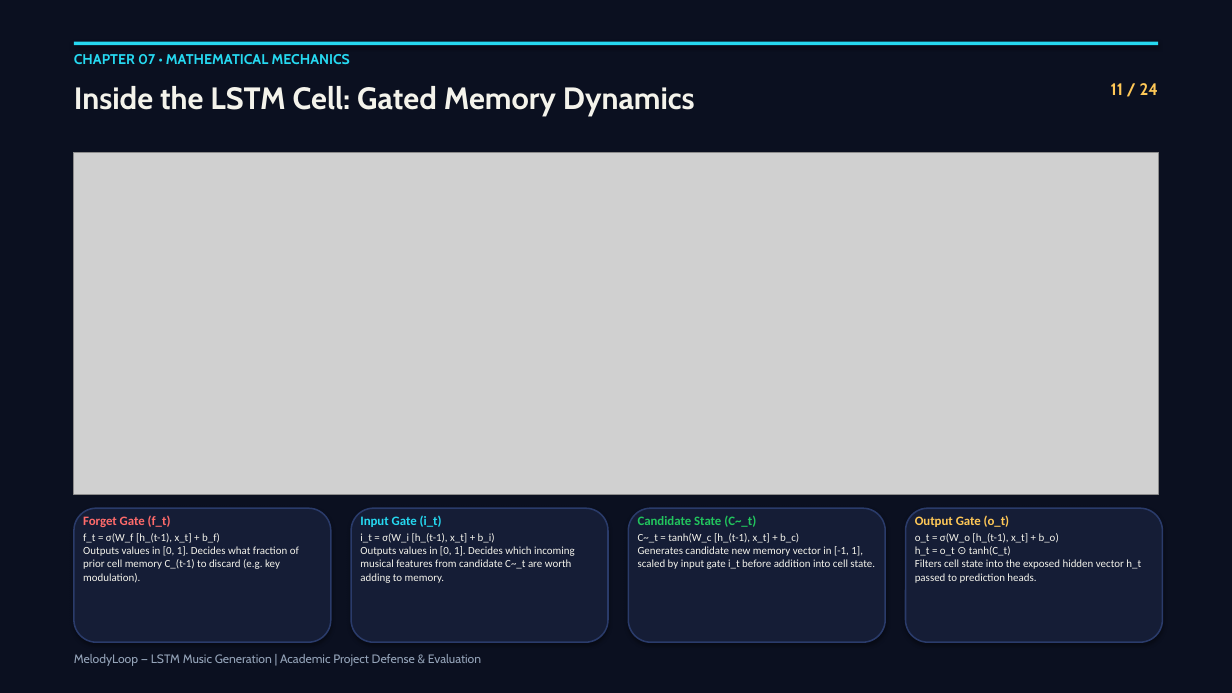
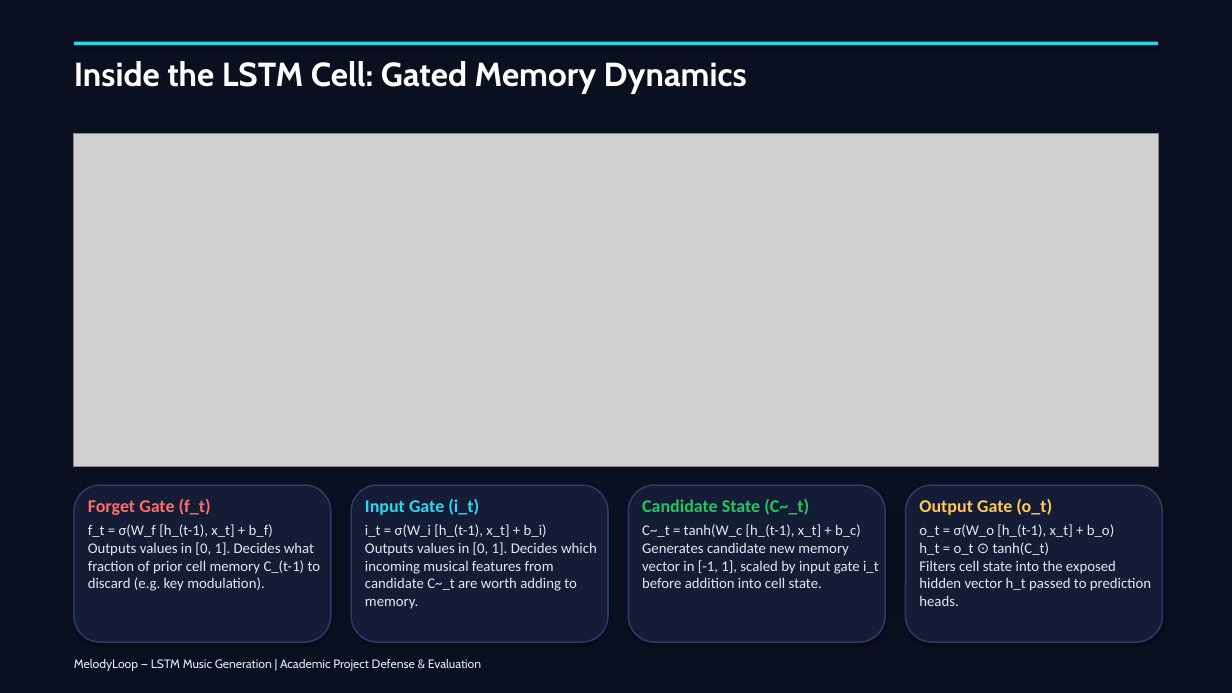
Before and after one commit to Pankaj-Jhajhria/Music-Generation-using-LSTM-MelodyLoop-, a slide deck: slide 11 of MelodyLoop_Presentation_Professional.pptx. Drawn at 1232x693 pixels with LibreOffice and Linux fonts; fonts in the diff are those of the drawing; grey boxes stand for pictures. Boxes give left, top, right and bottom in pixels: in the first picture for what was removed or moved away, otherwise in the second. Text is boxed around its words. In the diff, an @@ line names an element or a change of style, - is before the commit and + after.

Commit message:
refactor(presentation): Update slide deck to 17 slides with large legible text, white text, and clean header banners

```diff
--- a/MelodyLoop_Presentation_Professional.pptx
+++ b/MelodyLoop_Presentation_Professional.pptx
@@ text "Inside the LSTM Cell: Gated ...": place and size @@
-text "Inside the LSTM Cell: Gated ..." at bbox=[74, 86, 695, 116]
+text "Inside the LSTM Cell: Gated ..." at bbox=[74, 61, 747, 94]
@@ text "Inside the LSTM Cell: Gated ..." at bbox=[74, 61, 747, 94]: size 24 to 26 pt, text colour #F4F3EB to #FFFFFF @@
@@ text removed at bbox=[74, 54, 350, 64] @@
-CHAPTER 07 • MATHEMATICAL MECHANICS
@@ text removed at bbox=[1111, 83, 1158, 95] @@
-11 / 24
@@ picture: place and size @@
-picture at bbox=[74, 152, 1158, 494]
+picture at bbox=[74, 134, 1158, 467]
@@ rounded rectangle: place and size @@
-rounded rectangle at bbox=[906, 508, 1163, 642]
+rounded rectangle at bbox=[74, 485, 331, 642]
@@ text "Forget Gate (f_t)": place and size @@
-text "Forget Gate (f_t)" at bbox=[83, 515, 299, 583]
+text "Forget Gate (f_t)" at bbox=[88, 499, 321, 591]
@@ text "Forget Gate (f_t)" at bbox=[88, 499, 321, 591]: size 10 to 14 pt in "Forget Gate (f_t)"; size 8.5 to 11.5 pt, text colour #F4F3EB to #E2E8F0 in "f_t = σ(W_f [h_(t-1), x_t] + b_f) ..."; more space between paragraphs @@
@@ rounded rectangle: place and size @@
-rounded rectangle at bbox=[74, 508, 331, 642]
+rounded rectangle at bbox=[351, 485, 608, 642]
@@ text "Input Gate (i_t)": place and size @@
-text "Input Gate (i_t)" at bbox=[360, 516, 575, 583]
+text "Input Gate (i_t)" at bbox=[365, 499, 597, 609]
@@ text "Input Gate (i_t)" at bbox=[365, 499, 597, 609]: size 10 to 14 pt in "Input Gate (i_t)"; size 8.5 to 11.5 pt, text colour #F4F3EB to #E2E8F0 in "i_t = σ(W_i [h_(t-1), x_t] + b_i) ..."; more space between paragraphs @@
@@ rounded rectangle: place and size @@
-rounded rectangle at bbox=[351, 508, 608, 642]
+rounded rectangle at bbox=[628, 485, 885, 642]
@@ text "Candidate State (C~_t)": place and size @@
-text "Candidate State (C~_t)" at bbox=[638, 515, 875, 569]
+text "Candidate State (C~_t)" at bbox=[642, 499, 879, 588]
@@ text "Candidate State (C~_t)" at bbox=[642, 499, 879, 588]: size 10 to 14 pt in "Candidate State (C~_t)"; size 8.5 to 11.5 pt, text colour #F4F3EB to #E2E8F0 in "C~_t = tanh(W_c [h_(t-1), x_t] + b_c) ..."; more space between paragraphs @@
@@ rounded rectangle: place and size @@
-rounded rectangle at bbox=[628, 508, 885, 642]
+rounded rectangle at bbox=[906, 485, 1163, 642]
@@ text "Output Gate (o_t)": place and size @@
-text "Output Gate (o_t)" at bbox=[915, 515, 1141, 583]
+text "Output Gate (o_t)" at bbox=[919, 499, 1151, 606]
@@ text "Output Gate (o_t)" at bbox=[919, 499, 1151, 606]: size 10 to 14 pt in "Output Gate (o_t)"; size 8.5 to 11.5 pt, text colour #F4F3EB to #E2E8F0 in "o_t = σ(W_o [h_(t-1), x_t] + b_o) ..."; more space between paragraphs @@
@@ text "MelodyLoop — LSTM Music Generation ..." at bbox=[74, 659, 481, 671]: text colour #94A3B8 to #E2E8F0 @@
```
Also in this commit, not shown: 16 other slides changed, 7 slides removed, 2 other files.
